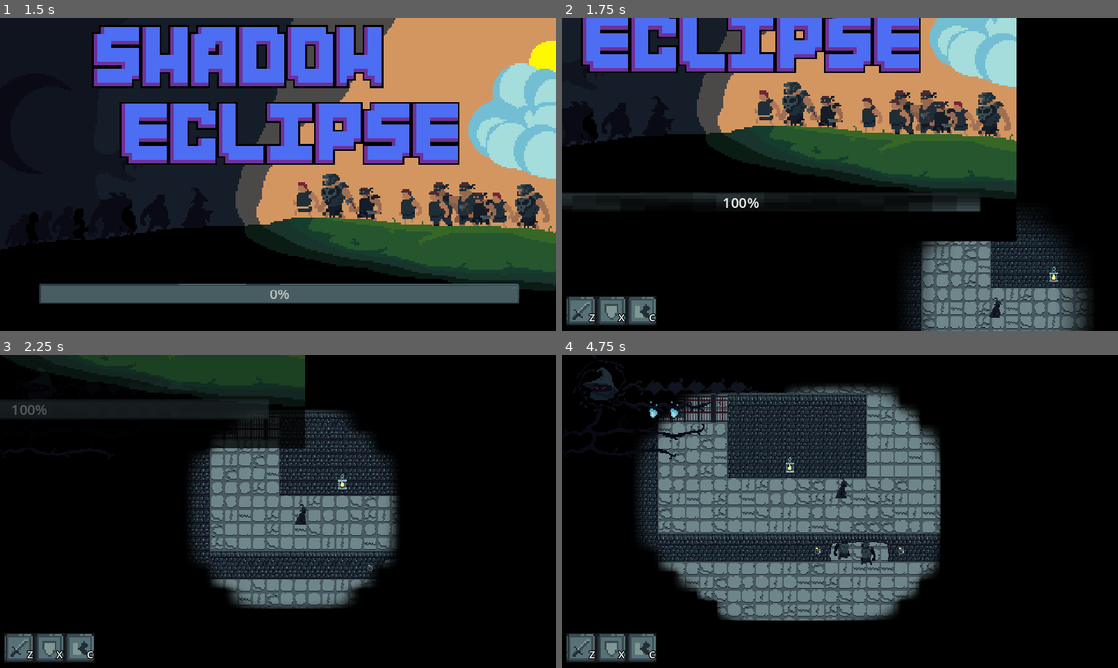
Above: before the commit, frames 1-4 (two rows, left to right).
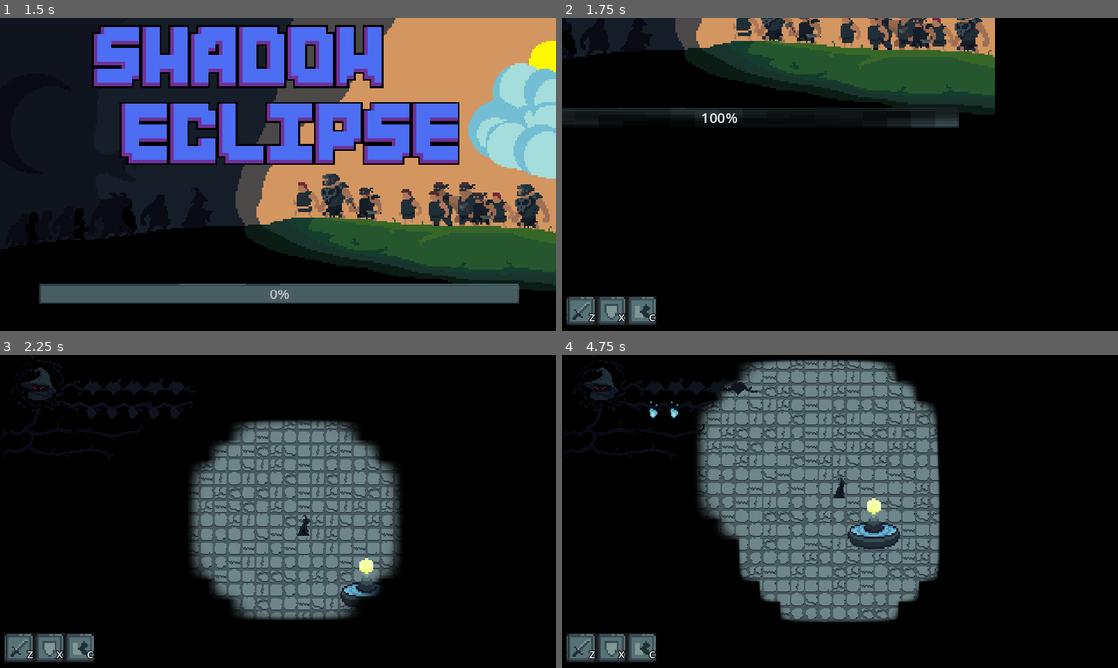
Above: after the commit, the same moments.

Repository: vyxul/Shadow-Eclipse
Game: Godot game, scene res://GameFiles/Scenes/Menu/StartScreen.tscn
Same seed, same stepped clock (60 frames per second), same inputs: the game is played once before the commit and once after it.
Inputs (mouse positions are in pixels of both pictures, inside the frame that each line leads up to):
- Up to frame 1 (1.5 s): click (50, 305) at 0.5 s; click (50, 305) at 1.25 s
- Up to frame 2 (1.75 s): no input
- Up to frame 3 (2.25 s): move the mouse to (105, 401) at 2.02 s; hold D (right) from 2.03 s (still down); tap C (c) at 2.1 s
- Up to frame 4 (4.75 s): tap R (r) at 2.3, 2.85 s; move the mouse to (917, 586) at 2.77 s; release D (right) at 2.78 s; hold S (down) 2.78-3.53 s; tap X (x) at 3.05, 3.6 s; move the mouse to (951, 555) at 3.52 s; hold D (right) 3.53-4.28 s; tap Z (z) at 3.8, 4.35 s; move the mouse to (812, 574) at 4.27 s; hold W (up) from 4.28 s (still down); tap C (c) at 4.55 s

Frame 1 is identical in both runs. In frame 2, 46% of the frame differs, in the area x 0-95%, y 0-100%; in frame 3, 23%; in frame 4, 31%.
Error before the commit: Parse Error: Too few arguments for "connect()" call. Expected at least 1 but received 0. (res://GameFiles/Game)

Commit message:
fountain

Diff:
--- a/GameFiles/Game Objects/Characters/Player/player.gd
+++ b/GameFiles/Game Objects/Characters/Player/player.gd
@@ -54,7 +54,6 @@
 	player_ranged_controller.set_damage_multiplier(player_dmg_multiplier)
 	follower_limit = player_follower_slots
 
-
 	GameData.npc_died.connect(on_npc_died)
 	GameData.player_hp_ui_ready.connect(on_player_hp_ui_ready)
 	GameData.player_mp_ui_ready.connect(on_player_mp_ui_ready)
--- a/GameFiles/Game Objects/Fountain/Fountain.gd
+++ b/GameFiles/Game Objects/Fountain/Fountain.gd
@@ -6,8 +6,8 @@
 @export_range(0.01, 10) var DamagePercentageTakenPerTileDamage = 0.1
 @export var darknessTile: PackedScene
 
-@export var MAX_EXPANSION_X = 15
-@export var MAX_EXPANSION_Y = 15
+@export var MAX_EXPANSION_X = 31
+@export var MAX_EXPANSION_Y = 31
 
 @onready var healthComponent: HealthComponent = $HealthComponent
 @onready var conversion_component: ConversionComponent = $ConversionComponent
@@ -18,8 +18,9 @@
 @onready var Converted_60 = $"FountainOfLight Image/FountainOfLight Upper/Converted_60"
 @onready var Health_70 = $"FountainOfLight Image/FountainOfLight Upper/Health70"
 @onready var Health_30 = $"FountainOfLight Image/FountainOfLight Upper/Health30"
+@onready var health_bar = $HealthBar
 
-var tileHalfSize = GameData.GetGameTileSize() / 2
+var tileHalfSize = GameData.GetGameTileSize() / 4
 var topLeftWorldLocation : Vector2i = Vector2i.ZERO
 var TileCoordinates  = []
 var LocationsToSpawnDarkness  = []
@@ -38,8 +39,6 @@
 	var coordX = StartingID % MAX_EXPANSION_X
 	var coordY = floori(StartingID / MAX_EXPANSION_X)
 	topLeftWorldLocation = -Vector2(coordX * tileHalfSize, coordY * tileHalfSize)
-
-	healthComponent.health_lost.connect()
 
 	OnFactionChanged(faction)
 	hurtboxComponent.set_conversion_component(conversion_component)
@@ -105,8 +104,29 @@
 	remove_child(_Tile)
 	#print("Fountain Health " + str($HealthComponent.current_health_points))
 
+func _on_health_component_health_lost(healthDecrease):
+	health_bar.visible = true
+	health_bar.value = healthComponent.current_health_points / healthComponent.max_health_points
+	UpdateFoutainHealthImage()
+
+func UpdateFoutainHealthImage():
+	var current_health = healthComponent.current_health_points
+	var max_health = healthComponent.max_health_points
+	var health_Percentage = current_health / max_health
+
+	if health_Percentage < 0.3:
+		Health_30.visible = true;
+		Health_70.visible = false;
+	elif health_Percentage < 0.7:
+		Health_30.visible = false;
+		Health_70.visible = true;
+	else:
+		Health_30.visible = false;
+		Health_70.visible = false;
+
+
 func _on_darkness_tile_tile_received_damage(_damage):
-	healthComponent.damage(_damage)
+	healthComponent.damage(_damage * 0.01)
 
 func GetUp(idx) -> int:
 	var result = idx - MAX_EXPANSION_X
@@ -164,3 +184,7 @@
 
 func get_faction() -> int:
 	return faction
+
+
+func _on_health_component_health_depleted():
+	GameData.fountain_died.emit()
--- a/GameFiles/Game Objects/Fountain/Fountain.tscn
+++ b/GameFiles/Game Objects/Fountain/Fountain.tscn
@@ -17,15 +17,28 @@
 radius = 8.0
 height = 32.0
 
+[sub_resource type="Gradient" id="Gradient_gliqy"]
+colors = PackedColorArray(0, 0, 0, 1, 0, 0, 0, 1)
+
+[sub_resource type="GradientTexture2D" id="GradientTexture2D_d835n"]
+gradient = SubResource("Gradient_gliqy")
+width = 16
+height = 4
+
+[sub_resource type="Gradient" id="Gradient_y3bkf"]
+colors = PackedColorArray(1, 0, 0, 1, 1, 0, 0, 1)
+
+[sub_resource type="GradientTexture2D" id="GradientTexture2D_l3ydt"]
+gradient = SubResource("Gradient_y3bkf")
+width = 16
+height = 4
+
 [node name="Fountain" type="StaticBody2D" groups=["fountain"]]
 z_index = 5
 collision_mask = 0
 script = ExtResource("1_rheew")
 faction = 1
-DamagePercentageTakenPerTileDamage = null
 darknessTile = ExtResource("7_rqkjj")
-MAX_EXPANSION_X = null
-MAX_EXPANSION_Y = null
 
 [node name="HurtboxComponent" parent="." node_paths=PackedStringArray("health_component") instance=ExtResource("2_sgnlf")]
 position = Vector2(-7.45058e-09, 0)
@@ -110,13 +123,29 @@
 CanParentBecomeFollower = false
 
 [node name="HealthComponent" parent="." instance=ExtResource("5_vuy3c")]
-max_health_points = 40.0
+max_health_points = 100.0
+current_health_points = 100.0
 
 [node name="CollisionShape2D" type="CollisionShape2D" parent="."]
 position = Vector2(0, 7)
 rotation = 1.57079
 shape = SubResource("CapsuleShape2D_d0pl5")
 
+[node name="HealthBar" type="TextureProgressBar" parent="."]
+visible = false
+z_index = 7
+offset_left = -9.0
+offset_top = -20.0
+offset_right = 7.0
+offset_bottom = -16.0
+max_value = 1.0
+step = 0.01
+value = 1.0
+texture_under = SubResource("GradientTexture2D_d835n")
+texture_progress = SubResource("GradientTexture2D_l3ydt")
+
 [connection signal="timeout" from="Timer" to="." method="_on_timer_timeout"]
 [connection signal="conversion_hp_depleted" from="ConversionComponent" to="." method="_on_conversion_component_conversion_hp_depleted"]
 [connection signal="conversion_hp_lost" from="ConversionComponent" to="." method="_on_conversion_component_conversion_hp_lost"]
+[connection signal="health_depleted" from="HealthComponent" to="." method="_on_health_component_health_depleted"]
+[connection signal="health_lost" from="HealthComponent" to="." method="_on_health_component_health_lost"]
--- a/GameFiles/Game Objects/Fountain/darkness_tile.tscn
+++ b/GameFiles/Game Objects/Fountain/darkness_tile.tscn
@@ -56,6 +56,7 @@
 script = ExtResource("1_6068e")
 
 [node name="AnimatedSprite2D" type="AnimatedSprite2D" parent="."]
+scale = Vector2(0.5, 0.5)
 sprite_frames = SubResource("SpriteFrames_fvtnk")
 autoplay = "default"
 frame_progress = 0.614288
--- a/GameFiles/GameData/GameData.gd
+++ b/GameFiles/GameData/GameData.gd
@@ -8,6 +8,7 @@
 signal player_health_changed(player_current_health, player_max_health)
 signal player_mana_changed(player_current_mana, player_max_mana)
 signal player_died
+signal fountain_died
 signal player_mana_empty
 
 signal player_hp_ui_ready
--- a/GameFiles/GameSystems/GameState/GameState.gd
+++ b/GameFiles/GameSystems/GameState/GameState.gd
@@ -8,11 +8,11 @@
 @onready var EnemySpawnTimer = $EnemySpawnTimer
 @onready var StateChangeTimer = $StateTimer
 @export var _Game_State : EGameState = EGameState.Finished
-@export var ConquerSpawnTimer : float = 30
-@export var ExpansionSpawnTimer : float = 4
+@export var ConquerSpawnTimer : float = 300
+@export var ExpansionSpawnTimer : float = 40
 @export var ConquerTimeMaxScore : float = 4
-@export var ConquerStateTimerRange : Vector2 = Vector2(420,720)
-@export var ExpansionStateTimerRange : Vector2 = Vector2(180,300)
+var ConquerStateTimerRange : Vector2 = Vector2(420,720)
+var ExpansionStateTimerRange : Vector2 = Vector2(180,300)
 
 @export var ConquerStateTimerMaxScore : int = 7200
 
@@ -94,12 +94,13 @@
 	var score
 	match (_Game_State):
 		EGameState.Expansion:
-			score += ((Time.get_ticks_msec() - StartTime) / 10) * (GameData.GetPlayerScore())
+			score = ((Time.get_ticks_msec() - StartTime) / 10) * (GameData.GetPlayerScore())
 		EGameState.Expansion:
-			score = ConquerStateTimerMaxScore - (ConquerStateTime / 10)
+			score = ConquerStateTimerMaxScore - (ConquerStateTime / 100)
 			score *= 0.5
 		EGameState.Finished:
-			score = ConquerStateTimerMaxScore - (ConquerStateTime / 10)
+
+			score = ConquerStateTimerMaxScore - (ConquerStateTime / 100)
 	GameData.add_score(score)
 
 
--- a/GameFiles/GameSystems/GameState/GameState.tscn
+++ b/GameFiles/GameSystems/GameState/GameState.tscn
@@ -4,7 +4,7 @@
 
 [node name="GameState" type="Node2D"]
 script = ExtResource("1_ip225")
-ExpansionStateTimerRange = Vector2(60, 70)
+ExpansionSpawnTimer = 30.0
 
 [node name="EnemySpawnTimer" type="Timer" parent="."]
 
--- a/GameFiles/Scenes/Levels/Prison/PrisonLevel.gd
+++ b/GameFiles/Scenes/Levels/Prison/PrisonLevel.gd
@@ -46,6 +46,7 @@
   # update fog once or player will be under fog until you start move
 	update_fog(Player.position)
 
+	GameData.fountain_died.connect(on_fountain_died)
 	GameData.player_died.connect(on_player_died)
 	GameState.game_state_changed.connect(on_game_state_changed)
 	GameState.game_start()
@@ -74,7 +75,11 @@
 
 func on_player_died():
 	GameState.PlayerDied()
-	defeat_screen.appear()
+	defeat_screen.appear(0) #Reason
+
+func on_fountain_died():
+	GameState.PlayerDied()
+	defeat_screen.appear(1) #Reason
 
 
 func on_game_state_changed(game_state):
--- a/GameFiles/Scenes/Levels/Prison/PrisonLevel.tscn
+++ b/GameFiles/Scenes/Levels/Prison/PrisonLevel.tscn
@@ -1,18 +1,16 @@
-[gd_scene load_steps=18 format=3 uid="uid://oticknl55wsx"]
+[gd_scene load_steps=16 format=3 uid="uid://oticknl55wsx"]
 
 [ext_resource type="PackedScene" uid="uid://cfngkauom0ub5" path="res://GameFiles/Game Objects/Characters/Player/player_camera_2d.tscn" id="1_8rapg"]
 [ext_resource type="PackedScene" uid="uid://cf2x6amj6vpyd" path="res://GameFiles/Game Objects/Characters/Player/player.tscn" id="1_r4tet"]
 [ext_resource type="Script" path="res://GameFiles/Scenes/Levels/Prison/PrisonLevel.gd" id="1_s4q4f"]
 [ext_resource type="Texture2D" uid="uid://dqnldd5is4tei" path="res://GameFiles/Assets/Art/World Objects/Light.png" id="2_e6brk"]
-[ext_resource type="PackedScene" uid="uid://dimxkh5vbaxfx" path="res://GameFiles/Game Objects/Characters/NPC/bandit.tscn" id="3_f07v3"]
 [ext_resource type="PackedScene" uid="uid://41gmpj5u34w8" path="res://GameFiles/Game Objects/Fountain/Fountain.tscn" id="5_lghrh"]
 [ext_resource type="PackedScene" uid="uid://dsvwi6p7idd3a" path="res://GameFiles/Scenes/UI/player_resource_bars.tscn" id="5_prfgb"]
-[ext_resource type="PackedScene" uid="uid://btwm4ktyr5y1r" path="res://GameFiles/Game Objects/Characters/NPC/soldier/soldier.tscn" id="6_a5e83"]
 [ext_resource type="TileSet" uid="uid://cdnlcy1rvyrqi" path="res://GameFiles/Resources/Tilesets/prison_tileset.tres" id="7_0dduh"]
-[ext_resource type="PackedScene" path="res://GameFiles/Scenes/UI/victory_screen.tscn" id="8_b8o3c"]
+[ext_resource type="PackedScene" uid="uid://cfv35f3264ige" path="res://GameFiles/Scenes/UI/victory_screen.tscn" id="8_b8o3c"]
 [ext_resource type="PackedScene" uid="uid://ul8nkucwgivb" path="res://GameFiles/Game Objects/Components/mob_spawner.tscn" id="9_41811"]
-[ext_resource type="PackedScene" path="res://GameFiles/Scenes/UI/defeat_screen.tscn" id="9_dm52a"]
-[ext_resource type="PackedScene" path="res://GameFiles/Scenes/UI/state_timer_ui.tscn" id="10_djq4y"]
+[ext_resource type="PackedScene" uid="uid://fc024vld8fme" path="res://GameFiles/Scenes/UI/defeat_screen.tscn" id="9_dm52a"]
+[ext_resource type="PackedScene" uid="uid://bysot2avkk1a8" path="res://GameFiles/Scenes/UI/state_timer_ui.tscn" id="10_djq4y"]
 [ext_resource type="AudioStream" uid="uid://b4wtokr32rfdw" path="res://GameFiles/Assets/Sound/Music/prison_music_euro.mp3" id="10_tga01"]
 [ext_resource type="AudioStream" uid="uid://bvl35ktr0y32s" path="res://GameFiles/Assets/Sound/Music/drive.mp3" id="11_hbwtu"]
 [ext_resource type="PackedScene" path="res://GameFiles/Scenes/UI/follower_command_ui.tscn" id="11_hk7a0"]
@@ -80,88 +78,10 @@
 [node name="Projectiles" type="Node2D" parent="Entities" groups=["projectiles"]]
 y_sort_enabled = true
 
-[node name="NPC" type="Node2D" parent="Entities"]
-y_sort_enabled = true
-
-[node name="bandit" parent="Entities/NPC" instance=ExtResource("3_f07v3")]
-position = Vector2(140, 228)
-
-[node name="bandit2" parent="Entities/NPC" instance=ExtResource("3_f07v3")]
-position = Vector2(201, 326)
-
-[node name="bandit3" parent="Entities/NPC" instance=ExtResource("3_f07v3")]
-position = Vector2(368, 279)
-
-[node name="bandit4" parent="Entities/NPC" instance=ExtResource("3_f07v3")]
-position = Vector2(585, 195)
-
-[node name="bandit5" parent="Entities/NPC" instance=ExtResource("3_f07v3")]
-position = Vector2(854, 116)
-
-[node name="bandit6" parent="Entities/NPC" instance=ExtResource("3_f07v3")]
-position = Vector2(905, 180)
-
-[node name="bandit7" parent="Entities/NPC" instance=ExtResource("3_f07v3")]
-position = Vector2(1375, 159)
-
-[node name="bandit8" parent="Entities/NPC" instance=ExtResource("3_f07v3")]
-position = Vector2(1073, 413)
-
-[node name="bandit9" parent="Entities/NPC" instance=ExtResource("3_f07v3")]
-position = Vector2(1330, 687)
-
-[node name="bandit10" parent="Entities/NPC" instance=ExtResource("3_f07v3")]
-position = Vector2(1458, 673)
-
-[node name="bandit11" parent="Entities/NPC" instance=ExtResource("3_f07v3")]
-position = Vector2(1407, 760)
-
-[node name="bandit12" parent="Entities/NPC" instance=ExtResource("3_f07v3")]
-position = Vector2(892, 1129)
-
-[node name="bandit13" parent="Entities/NPC" instance=ExtResource("3_f07v3")]
-position = Vector2(986, 1259)
-
-[node name="bandit14" parent="Entities/NPC" instance=ExtResource("3_f07v3")]
-position = Vector2(921, 1457)
-
-[node name="bandit15" parent="Entities/NPC" instance=ExtResource("3_f07v3")]
-position = Vector2(1135, 1113)
-
-[node name="bandit16" parent="Entities/NPC" instance=ExtResource("3_f07v3")]
-position = Vector2(287, 1235)
-
-[node name="bandit17" parent="Entities/NPC" instance=ExtResource("3_f07v3")]
-position = Vector2(462, 1286)
-
-[node name="soldier" parent="Entities/NPC" instance=ExtResource("6_a5e83")]
-position = Vector2(173, 666)
-
-[node name="soldier2" parent="Entities/NPC" instance=ExtResource("6_a5e83")]
-position = Vector2(325, 772)
-
-[node name="soldier3" parent="Entities/NPC" instance=ExtResource("6_a5e83")]
-position = Vector2(601, 1270)
-
-[node name="soldier4" parent="Entities/NPC" instance=ExtResource("6_a5e83")]
-position = Vector2(1413, 1383)
-
-[node name="soldier5" parent="Entities/NPC" instance=ExtResource("6_a5e83")]
-position = Vector2(741, 537)
-
-[node name="soldier6" parent="Entities/NPC" instance=ExtResource("6_a5e83")]
-position = Vector2(794, 534)
-
-[node name="soldier7" parent="Entities/NPC" instance=ExtResource("6_a5e83")]
-position = Vector2(762, 982)
-
-[node name="soldier8" parent="Entities/NPC" instance=ExtResource("6_a5e83")]
-position = Vector2(996, 760)
-
 [node name="Player" parent="." instance=ExtResource("1_r4tet")]
 top_level = true
 y_sort_enabled = true
-position = Vector2(615, 448)
+position = Vector2(678, 695)
 
 [node name="Fountain" parent="." instance=ExtResource("5_lghrh")]
 y_sort_enabled = true
--- a/GameFiles/Scenes/UI/death_screen.tscn
+++ b/GameFiles/Scenes/UI/death_screen.tscn
@@ -1,6 +1,6 @@
 [gd_scene load_steps=2 format=3 uid="uid://cunfx61jhbpoa"]
 
-[ext_resource type="Script" path="res://GameFiles/Scenes/UI/death_screen.gd" id="1_rlw8u"]
+[ext_resource type="Script" path="res://GameFiles/Scenes/UI/defeat_screen.gd" id="1_rlw8u"]
 
 [node name="Death Screen" type="CanvasLayer"]
 process_mode = 3
--- a/GameFiles/Scenes/UI/defeat_screen.gd
+++ b/GameFiles/Scenes/UI/defeat_screen.gd
@@ -2,7 +2,7 @@
 
 @onready var score_value_label = $ColorRect/MarginContainer/VBoxContainer/HBoxContainer/ScoreValueLabel
 @onready var continue_button = $ColorRect/MarginContainer/HBoxContainer/ContinueButton
-
+@onready var ReasonLabel = $ColorRect/MarginContainer/VBoxContainer/ReasonLabel
 var Game = "res://GameFiles/Scenes/Menu/StartScreen.tscn"
 
 func _ready():
@@ -14,7 +14,13 @@
 	return GameData.player_score
 
 
-func appear():
+func appear(Reason : int = 0):
+	match (Reason):
+		0:
+			ReasonLabel.text = String("You Die")
+		1:
+			ReasonLabel.text = String("Fountain Destroyed")
+
 	visible = true
 	continue_button.disabled = false
 	score_value_label.text = str(get_score())
--- a/GameFiles/Scenes/UI/defeat_screen.tscn
+++ b/GameFiles/Scenes/UI/defeat_screen.tscn
@@ -28,11 +28,20 @@
 size_flags_horizontal = 4
 size_flags_vertical = 4
 
+[node name="ReasonLabel" type="Label" parent="ColorRect/MarginContainer/VBoxContainer"]
+layout_mode = 2
+theme_override_colors/font_color = Color(1, 0, 0, 1)
+theme_override_font_sizes/font_size = 16
+text = "Fountain Destroyed"
+horizontal_alignment = 1
+
 [node name="DeathLabel" type="Label" parent="ColorRect/MarginContainer/VBoxContainer"]
 layout_mode = 2
 theme_override_colors/font_color = Color(1, 0, 0, 1)
 theme_override_font_sizes/font_size = 16
 text = "YOU LOSE"
+horizontal_alignment = 1
+vertical_alignment = 1
 
 [node name="HBoxContainer" type="HBoxContainer" parent="ColorRect/MarginContainer/VBoxContainer"]
 layout_mode = 2
--- a/GameFiles/Scenes/UI/player_heart_bar.gd
+++ b/GameFiles/Scenes/UI/player_heart_bar.gd
@@ -18,7 +18,6 @@
 	#update_hp_display()
 	GameData.player_health_changed.connect(update_hp_display)
 	GameData.player_hp_ui_ready.emit()
-
 
 func _process(delta):
 	updated_this_frame = false
Not shown: 1 places in GameFiles/Game Objects/Characters/NPC/bandit.tscn that only renumber resources
Not shown: 1 places in GameFiles/Game Objects/Fountain/Fountain.tscn that only renumber resources
